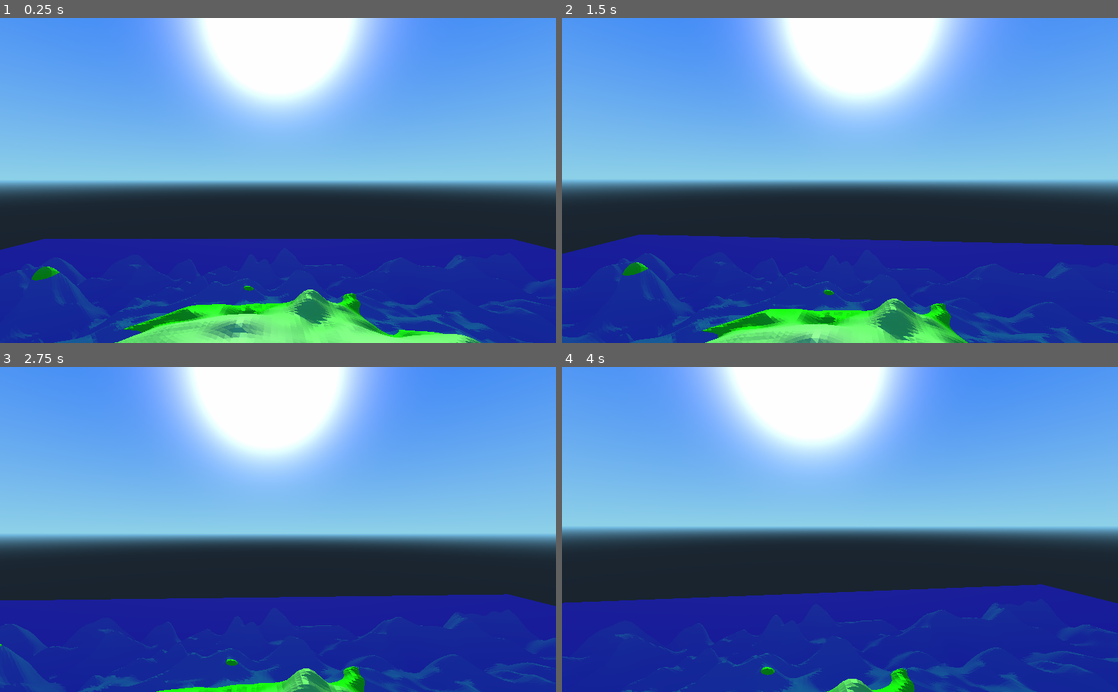
Above: before the commit, frames 1-4 (two rows, left to right).
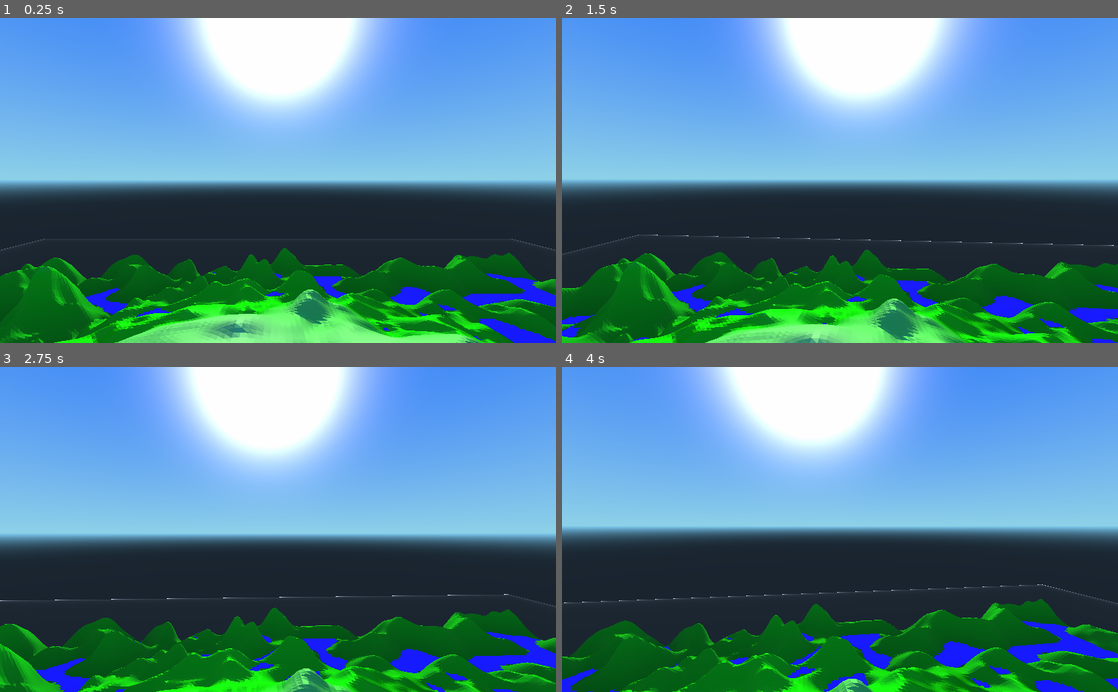
Above: after the commit, the same moments.

Repository: MichaelReel/Terrain_Scratch
Game: Godot game, scene res://Root.tscn
Same seed, same stepped clock (60 frames per second), same inputs: the game is played once before the commit and once after it.
Inputs (mouse positions are in pixels of both pictures, inside the frame that each line leads up to):
- Up to frame 1 (0.25 s): no input
- Up to frame 2 (1.5 s): tap Enter at 0.5 s; move the mouse to (867, 180) at 0.52 s; hold W (forward) from 0.53 s (still down); move the mouse to (812, 180) at 1.27 s
- Up to frame 3 (2.75 s): keep holding W (forward); move the mouse to (289, 523) at 2.02 s
- Up to frame 4 (4 s): keep holding W (forward); move the mouse to (834, 536) at 2.77 s; move the mouse to (878, 532) at 3.52 s

The runs differ from the first frame. In frame 1, 26% of the frame differs, in the area x 0-100%, y 67-100%; in frame 2, 27%; in frame 3, 28%; in frame 4, 30%, in the area x 0-100%, y 66-100%.

Commit message:
The basics of the priority flood algorithm are in. Need to just spread the pool surfaces for better coverage.

Diff:
--- a/Graph.gd
+++ b/Graph.gd
@@ -23,6 +23,8 @@
 	var v1_z
 	var v2_x
 	var v2_z
+
+	var water_level
 
 	func _init(vert1_x, vert1_z, vert2_x, vert2_z):
 		v1_x = vert1_x
@@ -38,41 +40,73 @@
 	# v2_z-  C-----D
 
 	func A(grid):
-		return grid[v1_z][v1_x].pos
+		return grid[v1_z][v1_x]
 
 	func B(grid):
-		return grid[v1_z][v2_x].pos
+		return grid[v1_z][v2_x]
 
 	func C(grid):
-		return grid[v2_z][v1_x].pos
+		return grid[v2_z][v1_x]
 
 	func D(grid):
-		return grid[v2_z][v2_x].pos
+		return grid[v2_z][v2_x]
+
+	func set_water_level(height):
+		water_level = height
 
 class Corner:
 	var pos
+	var water_pos
 
 	func _init():
 		pos = Vector3()
+		water_pos = Vector3()
 
 	func set_xz(x, z):
 		pos.x = x
 		pos.z = z
+		water_pos.x = x
+		water_pos.z = z
 
 	func set_y(y):
 		pos.y = y
+
+	func set_water_height(height):
+		water_pos.y = height
 
 class Height:
 	var height
 	var grid_x
 	var grid_z
 
+	var water_height
+	var closed
+
 	func _init(x, z):
 		grid_x = x
 		grid_z = z
 
+		closed = false
+
 	func set_height(y):
 		height = y
+		water_height = y
+
+	static func y_sort(a, b):
+		if a.height > b.height:
+			return true
+		elif a.height == b.height:
+			if a.grid_z < b.grid_z:
+				return true
+			elif a.grid_z == b.grid_z:
+				if a.grid_x < b.grid_x:
+					return
+		return false
+
+static func place_height_in_list(list, h):
+	var h_ind = list.bsearch_custom(h, Height, "y_sort")
+	list.insert(h_ind, h)
+	h.closed = true
 
 # Utility function, could maybe be libraried off
 func setup_2d_Height_array(width, height):
@@ -144,12 +178,70 @@
 			real_min_height = min(real_min_height, new_height)
 			real_max_height = max(real_max_height, new_height)
 
+	priority_flood()
+
 func set_height_features(x_offset, z_offset, x_h_grid, z_h_grid):
 
 	for z in range(len(vertex_grid)):
 		for x in range(len(vertex_grid[z])):
-			var new_height = height_grid[z_h_grid + z][x_h_grid + x].height
-			vertex_grid[z][x].set_y(new_height)
+			var corner = height_grid[z_h_grid + z][x_h_grid + x]
+			vertex_grid[z][x].set_y(corner.height)
+			vertex_grid[z][x].set_water_height(corner.water_height)
+
+	# Set grid cell water heights for grids that are water level
+	for quad in quads:
+		quad.water_level = null
+		var is_level = true
+		# water levels must all be equal
+		var water_height = quad.A(vertex_grid).water_pos.y
+		for corner in [quad.B(vertex_grid), quad.C(vertex_grid), quad.D(vertex_grid)]:
+			if water_height != corner.water_pos.y :
+				is_level = false
+		if not is_level:
+			continue
+		var terrain_lower = false
+		# one corner must be lower that the water level
+		for corner in [quad.A(vertex_grid), quad.B(vertex_grid), quad.C(vertex_grid), quad.D(vertex_grid)]:
+			if water_height > corner.pos.y:
+				terrain_lower = true
+		if terrain_lower:
+			quad.water_level = water_height
+
+func priority_flood():
+	var queue = []
+	var surface = []
+
+	# Add all edge heights to queue
+	for z in range(len(height_grid)):
+		for x in range(len(height_grid[z])):
+			if z <= 0 or x <= 0 or z >= len(height_grid) - 1 or x >= len(height_grid[z]) -1:
+				place_height_in_list(queue, height_grid[z][x])
+
+	# Take each queued point and process it
+	while not queue.empty():
+		var h = queue.pop_back()
+		# Get the neighbours
+		var neighbours = []
+		if h.grid_x > 0:
+			neighbours.append(height_grid[h.grid_z][h.grid_x - 1])
+		if h.grid_z > 0:
+			neighbours.append(height_grid[h.grid_z - 1][h.grid_x])
+		if h.grid_x < len(height_grid[0]) - 1:
+			neighbours.append(height_grid[h.grid_z][h.grid_x + 1])
+		if h.grid_z < len(height_grid) - 1:
+			neighbours.append(height_grid[h.grid_z + 1][h.grid_x])
+		for n in neighbours:
+			if n.closed: continue
+			n.water_height = max(h.water_height, n.water_height)
+			place_height_in_list(queue, n)
+		# If the current water height is higher than the terrain
+		if h.water_height > h.height:
+			# Add to the surface
+			surface.append(h)
+
+	# TODO: Take each surface point and level out the water around it
+
+
 
 func generate_mesh(offset, h_offset):
 
@@ -157,28 +249,52 @@
 
 	var mesh = Mesh.new()
 	var surfTool = SurfaceTool.new()
+	var waterSurface = SurfaceTool.new()
 
 	var color_scale = (2.0 / (max_height - min_height))
 
 	surfTool.begin(Mesh.PRIMITIVE_TRIANGLES)
+	waterSurface.begin(Mesh.PRIMITIVE_TRIANGLES)
+	waterSurface.add_color(Color(0.0, 0.0, 1.0, 0.25))
+
+	for quad in quads:
+		draw_terrain_quad(surfTool, quad, color_scale)
+		draw_water_quad(waterSurface, quad)
+
+	surfTool.generate_normals()
+	surfTool.commit(mesh)
+
+	waterSurface.generate_normals()
+	waterSurface.commit(mesh)
+
+	return mesh
+
+func draw_terrain_quad(surfTool, quad, color_scale):
 
 	# A-----B
 	# | \   |
 	# |   \ |
 	# C-----D
 
-	for quad in quads:
-		add_coloured_vertex(surfTool, quad.A(vertex_grid), color_scale)
-		add_coloured_vertex(surfTool, quad.B(vertex_grid), color_scale)
-		add_coloured_vertex(surfTool, quad.D(vertex_grid), color_scale)
-
-		add_coloured_vertex(surfTool, quad.A(vertex_grid), color_scale)
-		add_coloured_vertex(surfTool, quad.D(vertex_grid), color_scale)
-		add_coloured_vertex(surfTool, quad.C(vertex_grid), color_scale)
-
-	surfTool.generate_normals()
-	surfTool.commit(mesh)
-	return mesh
+	add_coloured_vertex(surfTool, quad.A(vertex_grid).pos, color_scale)
+	add_coloured_vertex(surfTool, quad.B(vertex_grid).pos, color_scale)
+	add_coloured_vertex(surfTool, quad.D(vertex_grid).pos, color_scale)
+
+	add_coloured_vertex(surfTool, quad.A(vertex_grid).pos, color_scale)
+	add_coloured_vertex(surfTool, quad.D(vertex_grid).pos, color_scale)
+	add_coloured_vertex(surfTool, quad.C(vertex_grid).pos, color_scale)
+
+func draw_water_quad(surfTool, quad):
+	# If ABCD water levels are over-terrain and the same height:
+	if quad.water_level:
+
+		surfTool.add_vertex(quad.A(vertex_grid).water_pos)
+		surfTool.add_vertex(quad.B(vertex_grid).water_pos)
+		surfTool.add_vertex(quad.D(vertex_grid).water_pos)
+
+		surfTool.add_vertex(quad.A(vertex_grid).water_pos)
+		surfTool.add_vertex(quad.D(vertex_grid).water_pos)
+		surfTool.add_vertex(quad.C(vertex_grid).water_pos)
 
 func add_coloured_vertex(surfTool, pos, color_scale):
 	var height = pos.y
--- a/Root.tscn
+++ b/Root.tscn
@@ -1,6 +1,6 @@
 [gd_scene load_steps=8 format=2]
 
-[ext_resource path="res://translucent_blue.shader" type="Shader" id=1]
+[ext_resource path="res://trans_outline.shader" type="Shader" id=1]
 [ext_resource path="res://TerrainDemo.gd" type="Script" id=2]
 [ext_resource path="res://Land.material" type="Material" id=3]
 [ext_resource path="res://CameraControl.gd" type="Script" id=4]
